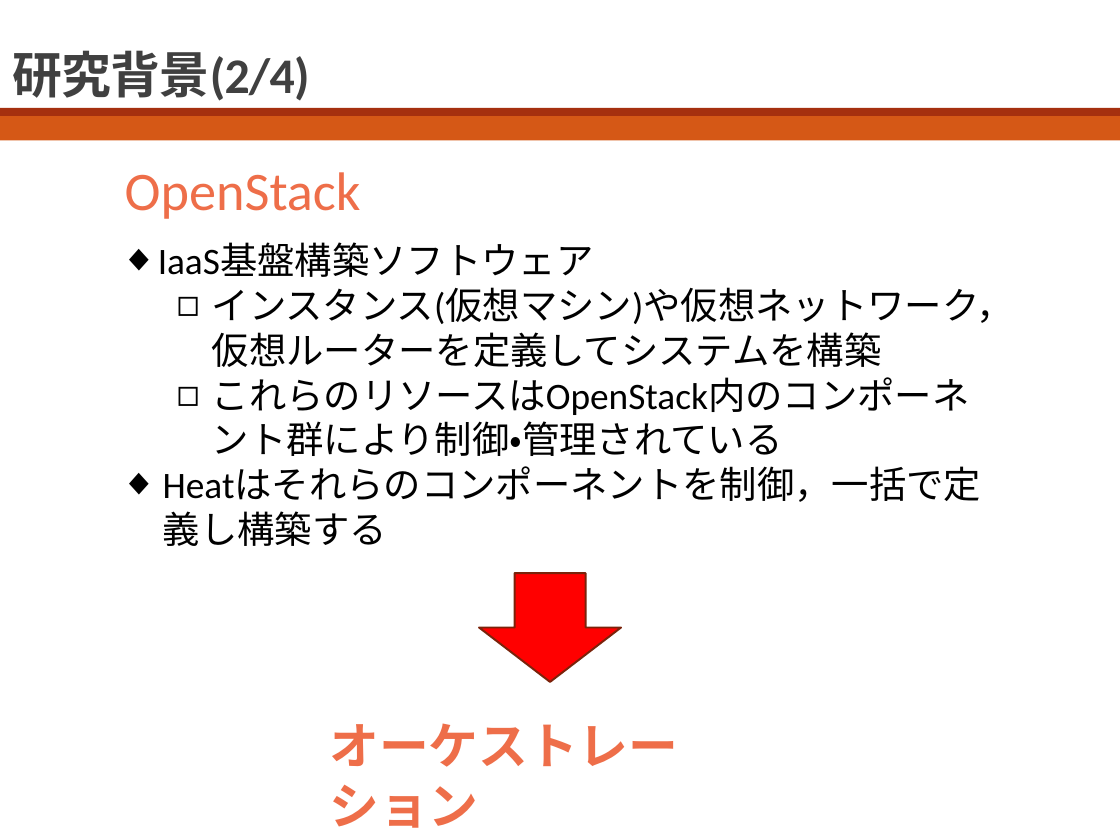
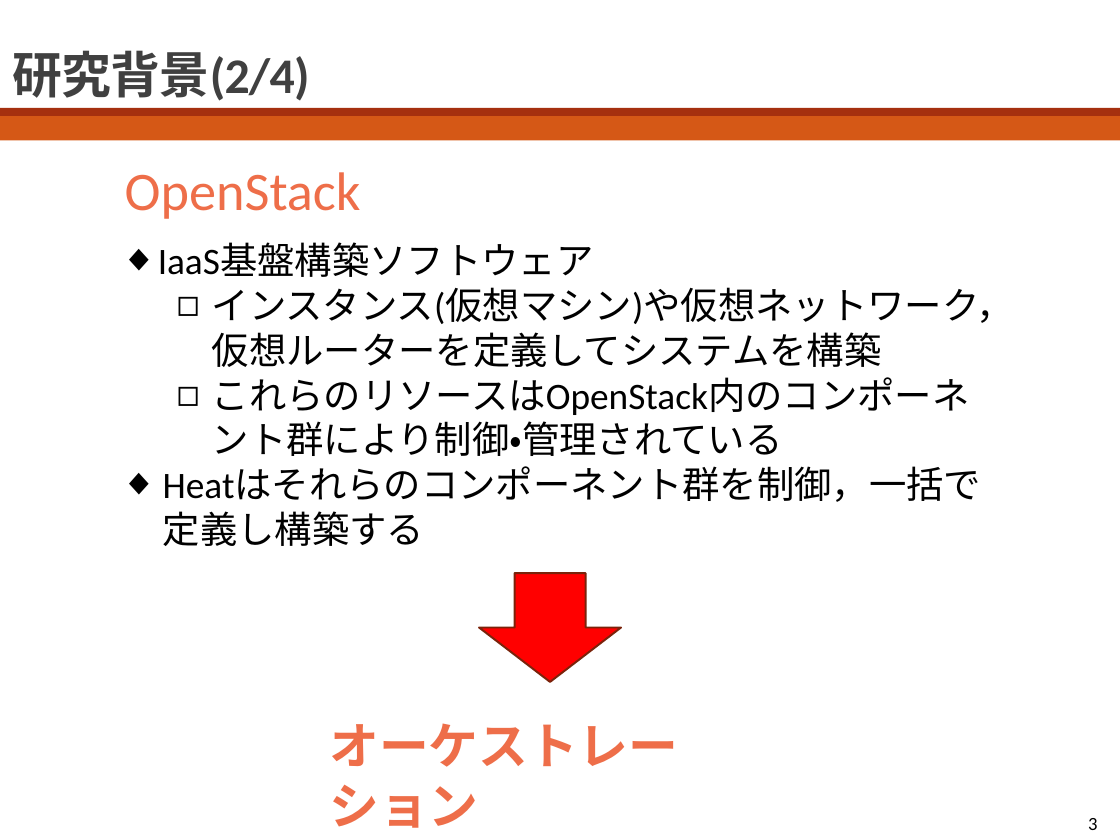
Before and after one commit to bokuhide/GUIToolCreate, a slide deck: slide 3 of 卒業論文本体/発表用スライド_川口.pptx. Drawn at 1120x840 pixels with LibreOffice and Linux fonts; fonts in the diff are those of the drawing. Boxes give left, top, right and bottom in pixels: in the first picture for what was removed or moved away, otherwise in the second. Text is boxed around its words. In the diff, an @@ line names an element or a change of style, - is before the commit and + after.

```diff
--- a/卒業論文本体/発表用スライド_川口.pptx
+++ b/卒業論文本体/発表用スライド_川口.pptx
@@ text at (163,467,982,546): text changed @@
-◆ Heatはそれらのコンポーネントを制御，一括で定義し構築する
+◆ Heatはそれらのコンポーネント群を制御，一括で定義し構築する
@@ page number added at (1088,818,1097,830), 12 pt, text #000000 @@
+3
```
Also in this commit, not shown: 14 other slides changed, 1 slide removed.
